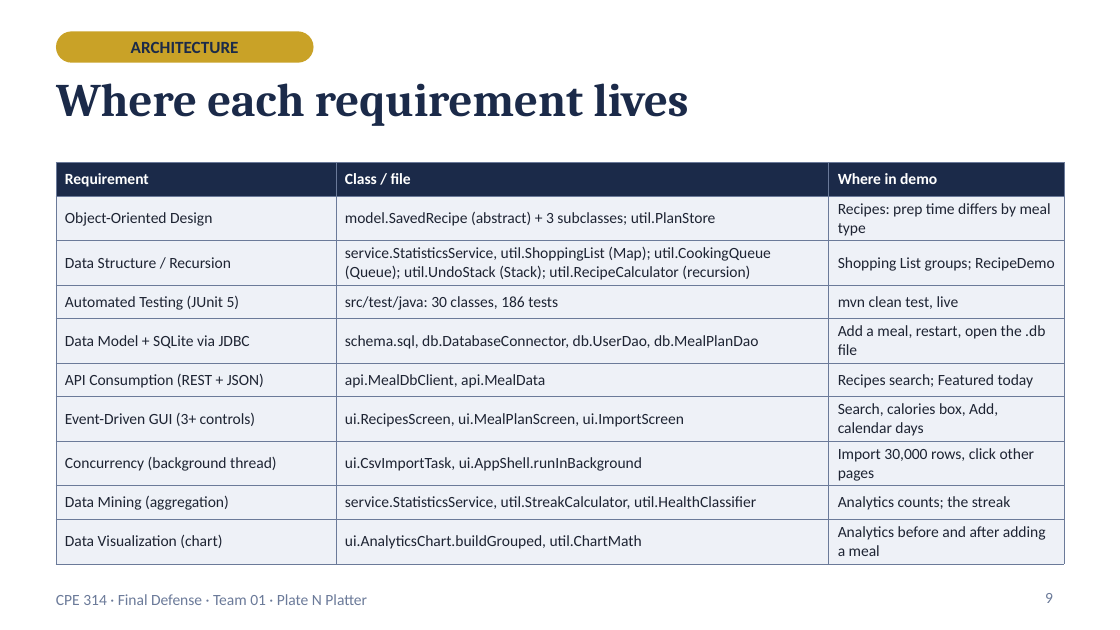
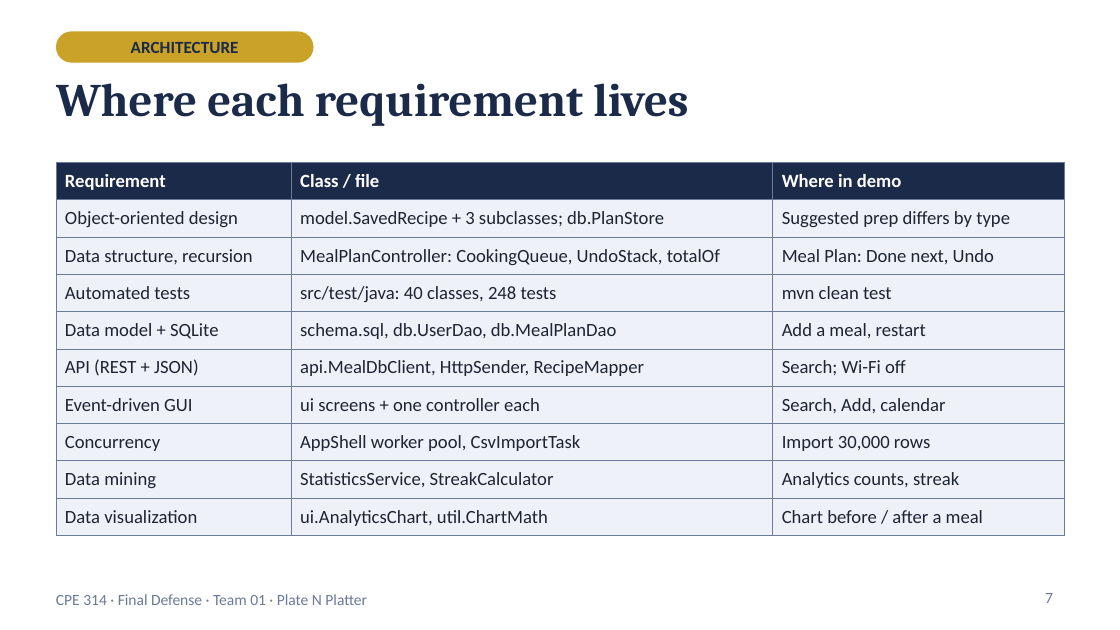
Before and after one commit to Kimonooo/cpe314-69167-capstoneteam-Meal_plannerGroup1, a slide deck: slide 7 of docs/PlateNPlatter_Final_Defense.pptx (slide 9 before the commit). Drawn at 1120x630 pixels with LibreOffice and Linux fonts; fonts in the diff are those of the drawing. Boxes give left, top, right and bottom in pixels: in the first picture for what was removed or moved away, otherwise in the second. Text is boxed around its words. In the diff, an @@ line names an element or a change of style, - is before the commit and + after.

Commit message:
docs: run instructions, package map, requirement map and known issues for the final version; updated defense deck; remove the instructor checklists from docs

```diff
--- a/docs/PlateNPlatter_Final_Defense.pptx
+++ b/docs/PlateNPlatter_Final_Defense.pptx
@@ table at [56,162,1064,535] @@
-row 2: Object-Oriented Design | model.SavedRecipe (abstract) + 3 subclasses; util.PlanStore | Recipes: prep time differs by meal type
+row 2: Object-oriented design | model.SavedRecipe + 3 subclasses; db.PlanStore | Suggested prep differs by type
-row 3: Data Structure / Recursion | service.StatisticsService, util.ShoppingList (Map); util.CookingQueue (Queue); util.UndoStack (Stack); util.RecipeCalculator (recursion) | Shopping List groups; RecipeDemo
+row 3: Data structure, recursion | MealPlanController: CookingQueue, UndoStack, totalOf | Meal Plan: Done next, Undo
-row 4: Automated Testing (JUnit 5) | src/test/java: 30 classes, 186 tests | mvn clean test, live
+row 4: Automated tests | src/test/java: 40 classes, 248 tests | mvn clean test
-row 5: Data Model + SQLite via JDBC | schema.sql, db.DatabaseConnector, db.UserDao, db.MealPlanDao | Add a meal, restart, open the .db file
+row 5: Data model + SQLite | schema.sql, db.UserDao, db.MealPlanDao | Add a meal, restart
-row 6: API Consumption (REST + JSON) | api.MealDbClient, api.MealData | Recipes search; Featured today
+row 6: API (REST + JSON) | api.MealDbClient, HttpSender, RecipeMapper | Search; Wi-Fi off
-row 7: Event-Driven GUI (3+ controls) | ui.RecipesScreen, ui.MealPlanScreen, ui.ImportScreen | Search, calories box, Add, calendar days
+row 7: Event-driven GUI | ui screens + one controller each | Search, Add, calendar
-row 8: Concurrency (background thread) | ui.CsvImportTask, ui.AppShell.runInBackground | Import 30,000 rows, click other pages
+row 8: Concurrency | AppShell worker pool, CsvImportTask | Import 30,000 rows
-row 9: Data Mining (aggregation) | service.StatisticsService, util.StreakCalculator, util.HealthClassifier | Analytics counts; the streak
+row 9: Data mining | StatisticsService, StreakCalculator | Analytics counts, streak
-row 10: Data Visualization (chart) | ui.AnalyticsChart.buildGrouped, util.ChartMath | Analytics before and after adding a meal
+row 10: Data visualization | ui.AnalyticsChart, util.ChartMath | Chart before / after a meal
@@ size 10 to 12 pt in "Requirement", "Class / file", "Where in demo" @@
@@ page number at [1045,593,1053,603]: text changed @@
-9
+7
```
Also in this commit, not shown: 17 other slides changed, 3 slides removed, 4 other files.
